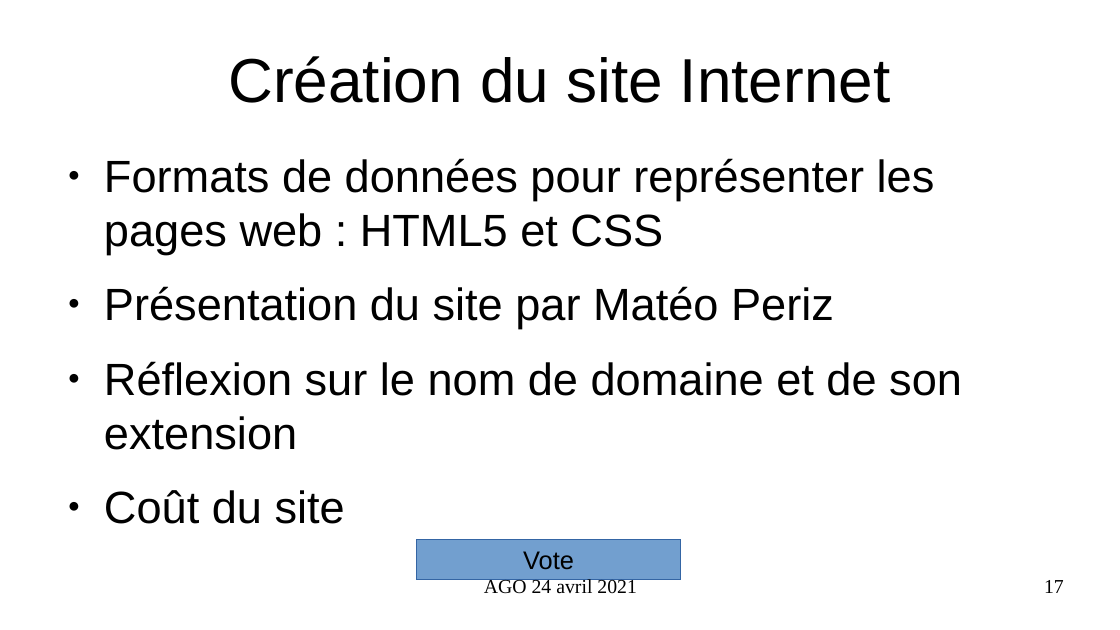
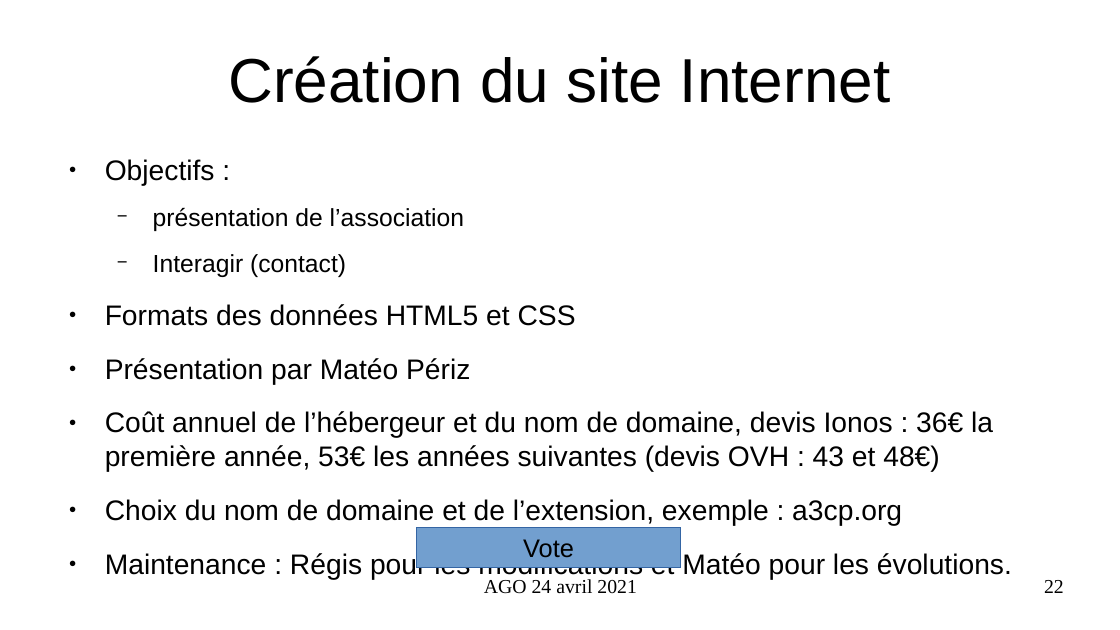
Before and after one commit to AIREL46/SCAO, a slide deck: slide 22 of association/2021/presentation-ago-24-avril-2021.odp (slide 17 before the commit). Drawn at 1120x630 pixels with LibreOffice and Linux fonts; fonts in the diff are those of the drawing. Boxes give left, top, right and bottom in pixels: in the first picture for what was removed or moved away, otherwise in the second. Text is boxed around its words. In the diff, an @@ line names an element or a change of style, - is before the commit and + after.

```diff
--- a/association/2021/presentation-ago-24-avril-2021.odp
+++ b/association/2021/presentation-ago-24-avril-2021.odp
@@ text at (x1=105, y1=159, x2=1012, y2=580): text changed; size 32 to 20 pt @@
-● Formats de données pour représenter les pages web : HTML5 et CSS
-● Présentation du site par Matéo Periz
-● Réflexion sur le nom de domaine et de son extension
-● Coût du site
+● Objectifs :
+  − présentation de l’association
+  − Interagir (contact)
+● Formats des données HTML5 et CSS
+● Présentation par Matéo Périz
+● Coût annuel de l’hébergeur et du nom de domaine, devis Ionos : 36€ la première année, 53€ les années suivantes (devis OVH : 43 et 48€)
+● Choix du nom de domaine et de l’extension, exemple : a3cp.org
+● Maintenance : Régis pour les modifications et Matéo pour les évolutions.
@@ rectangle "Vote" moved from (x1=417, y1=540, x2=681, y2=579) to (x1=417, y1=527, x2=681, y2=567) @@
@@ page number at (x1=1044, y1=580, x2=1064, y2=593): text changed @@
-17
+22
```
Also in this commit, not shown: 12 other slides changed, 5 slides added, 8 other files.
